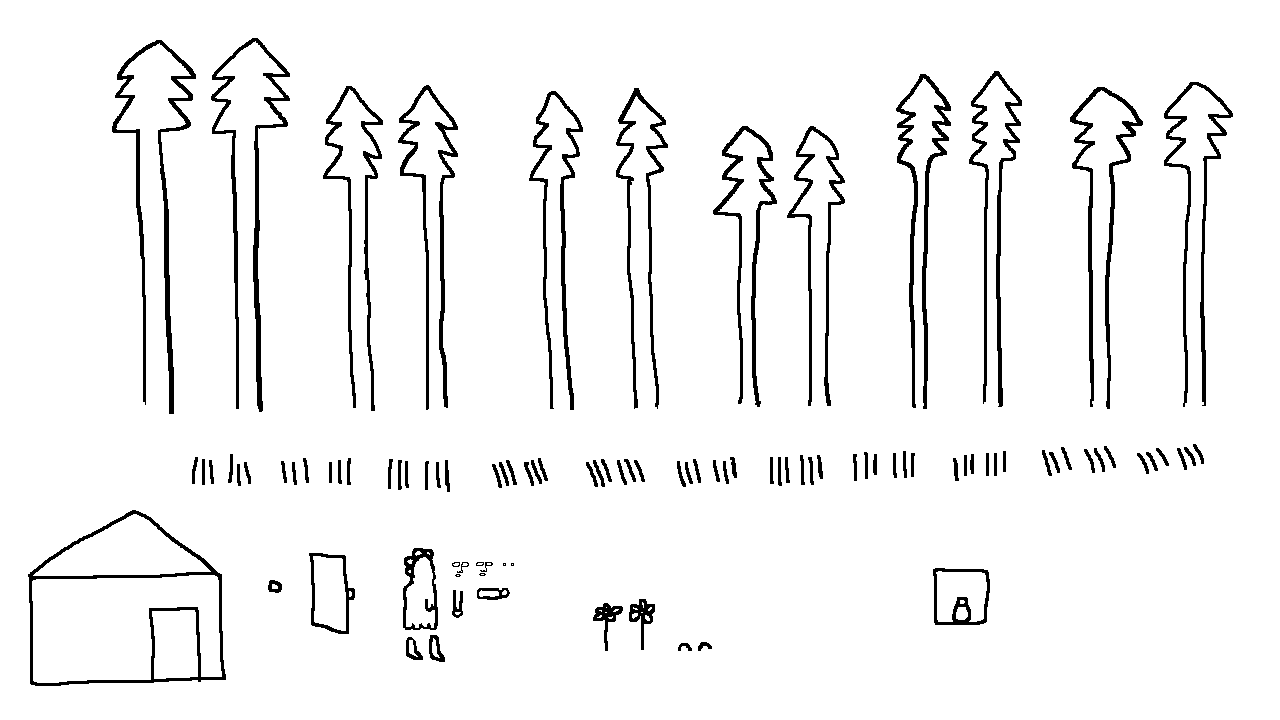
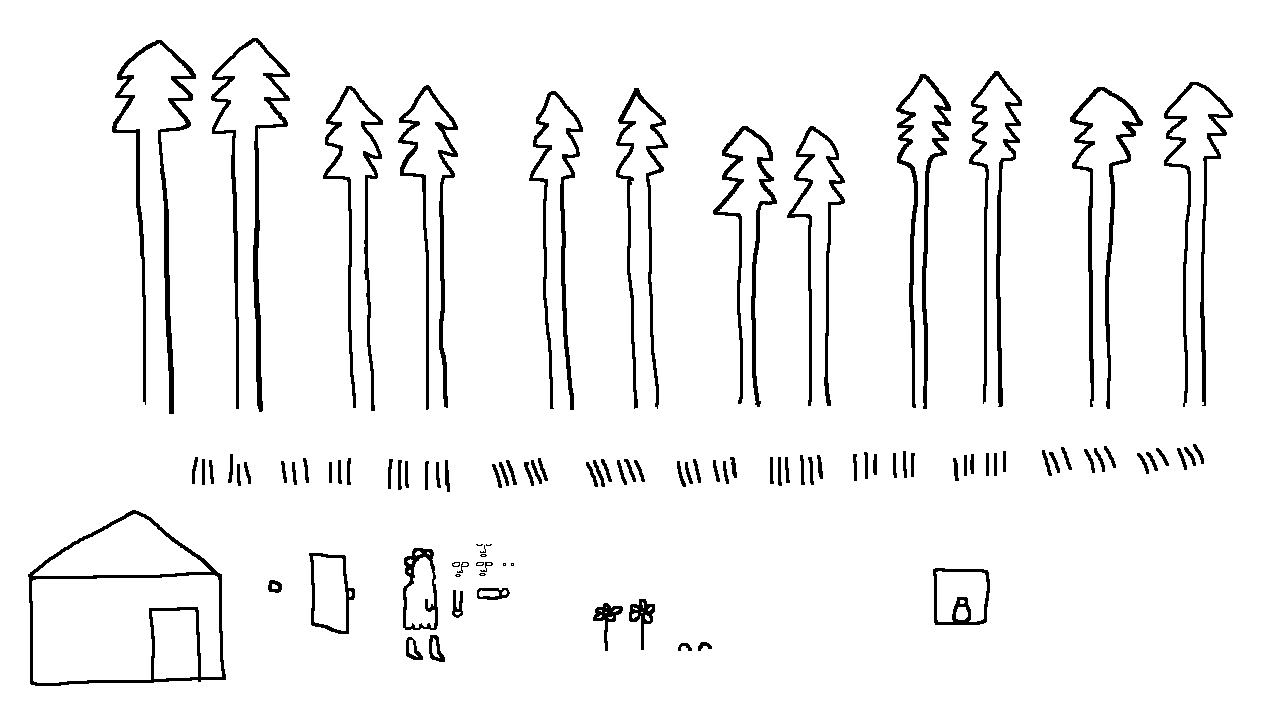
Layered file, before and after one edit (1280 × 720). Changes by layer:
renamed "all" to "eyes", painted on it over [476, 544, 492, 557]
